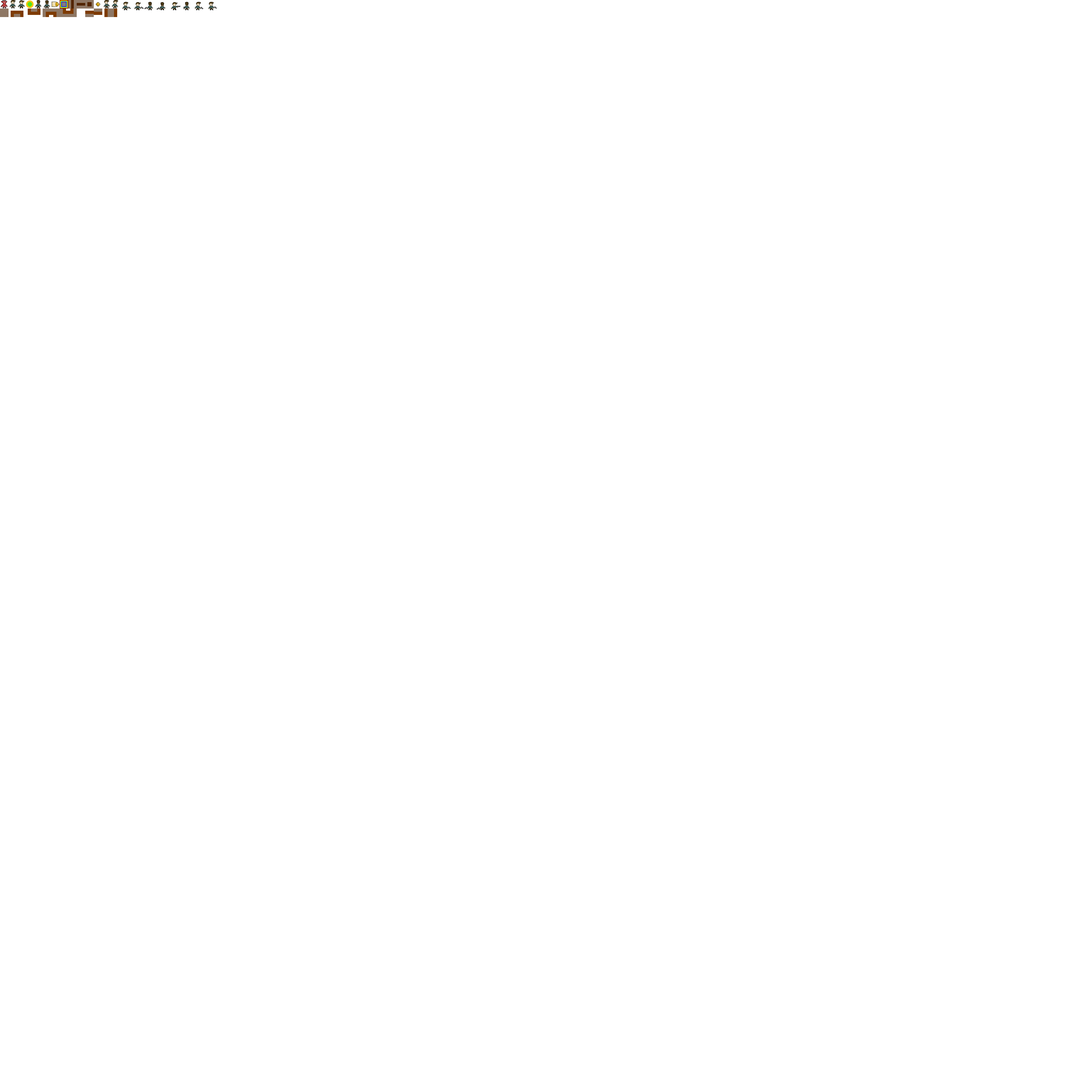
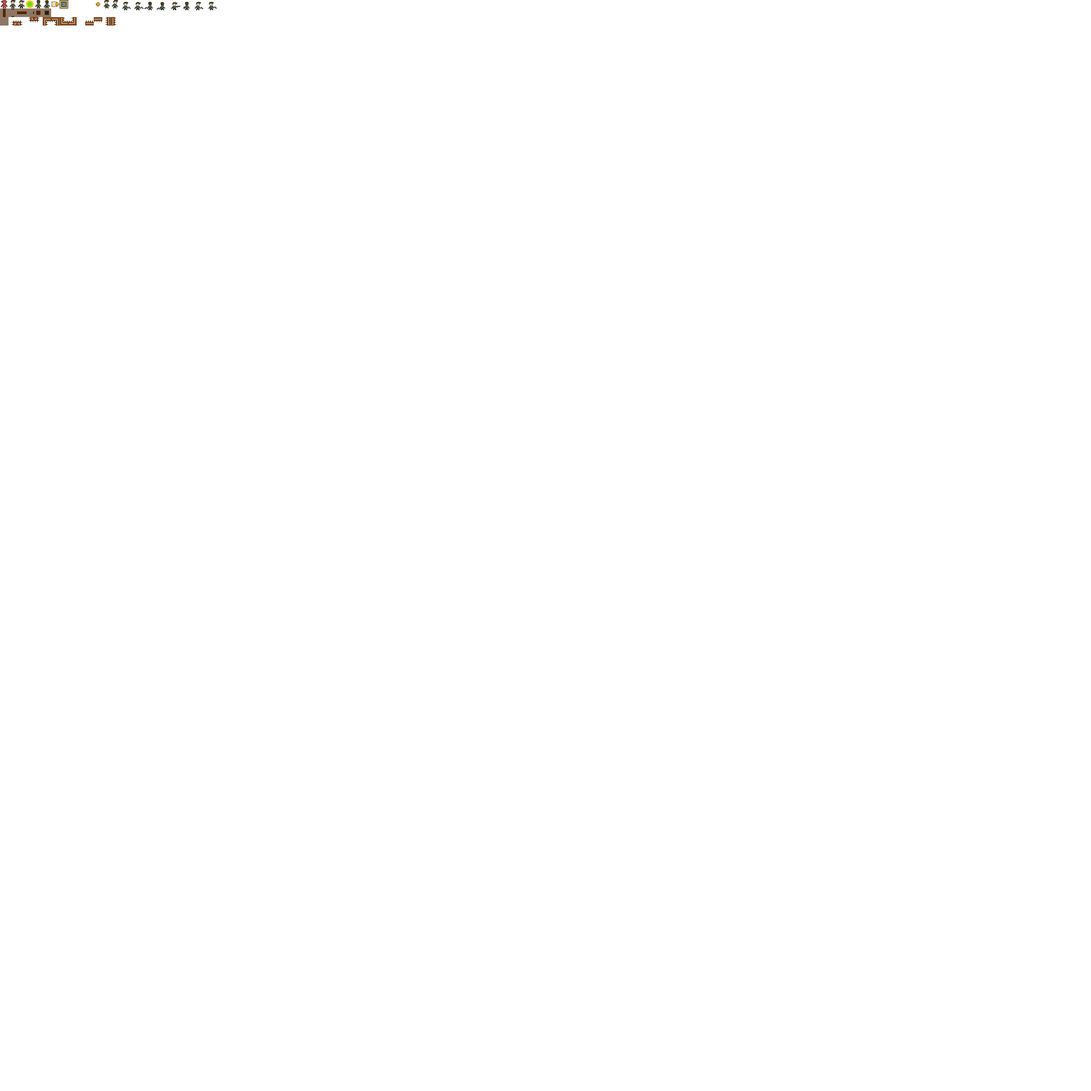
The second (1091, 1091) image is a revision of the first. Changes to its layers:
painted on "level1" over [0, 8, 118, 26]
removed layer "trapdoor" over [85, 0, 94, 9]
removed layer "horizontal_door" over [76, 0, 86, 9]
added layer "doors" above "doors_bg" over [2, 8, 50, 18]
renamed "vertical_door" to "doors_bg", painted on it over [0, 0, 77, 18]
